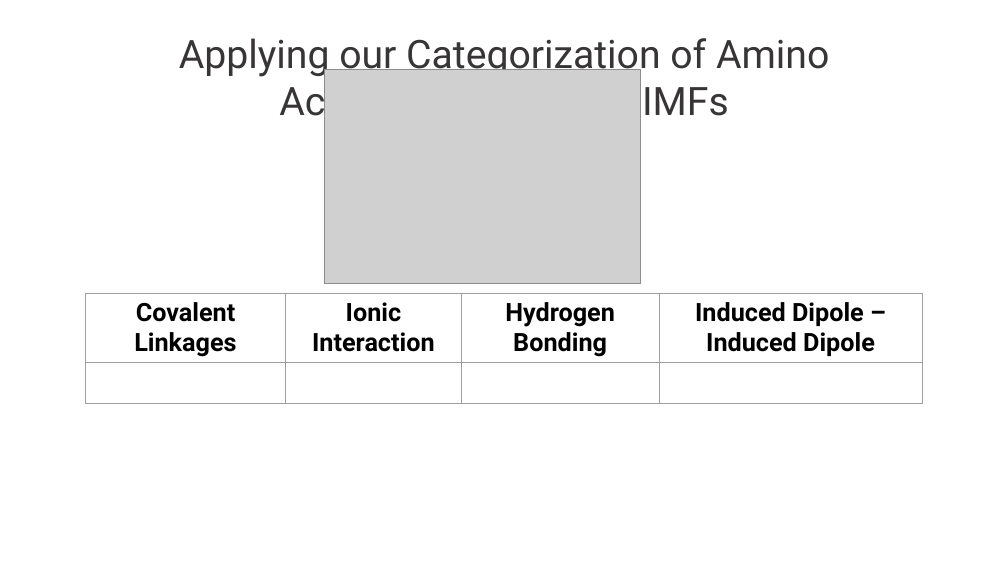
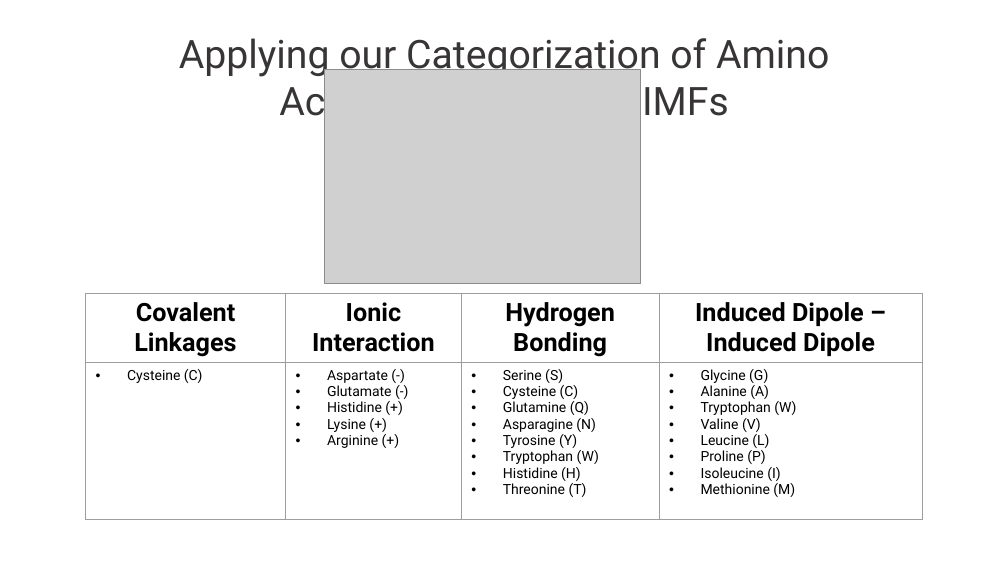
Before and after one commit to david-zhao-0/david-zhao-0.github.io_old, a slide deck: slide 7 of GSSMaterials/Slides/091422_SecondaryStructure.pptx. Drawn at 1008x567 pixels with LibreOffice and Linux fonts; fonts in the diff are those of the drawing; grey boxes stand for pictures; background and template pictures are left out. Boxes give left, top, right and bottom in pixels: in the first picture for what was removed or moved away, otherwise in the second. Text is boxed around its words. In the diff, an @@ line names an element or a change of style, - is before the commit and + after.

```diff
--- a/GSSMaterials/Slides/091422_SecondaryStructure.pptx
+++ b/GSSMaterials/Slides/091422_SecondaryStructure.pptx
@@ table at [86, 293, 921, 501] @@
-row 2:  |  |  | 
+row 2: Cysteine (C) | Aspartate (-) / Glutamate (-) / Histidine (+) / Lysine (+) / Arginine (+) | Serine (S) / Cysteine (C) / Glutamine (Q) / Asparagine (N) / Tyrosine (Y) / Tryptophan (W) / Histidine (H) / Threonine (T) | Glycine (G) / Alanine (A) / Tryptophan (W) / Valine (V) / Leucine (L) / Proline (P) / Isoleucine (I) / Methionine (M)
```
Also in this commit, not shown: 1 other slide changed.
